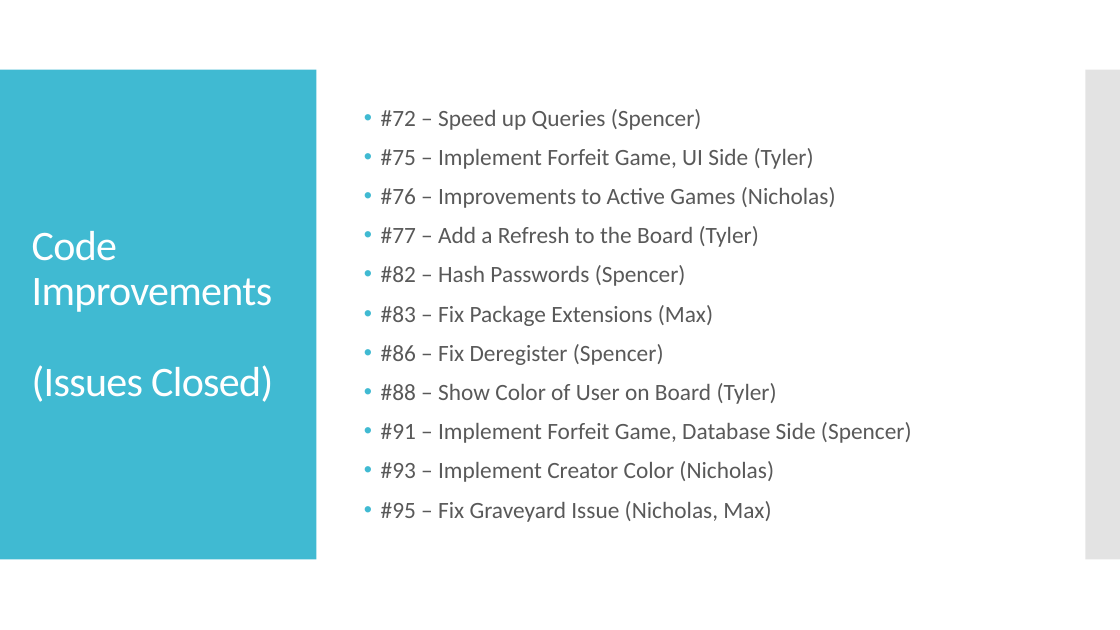
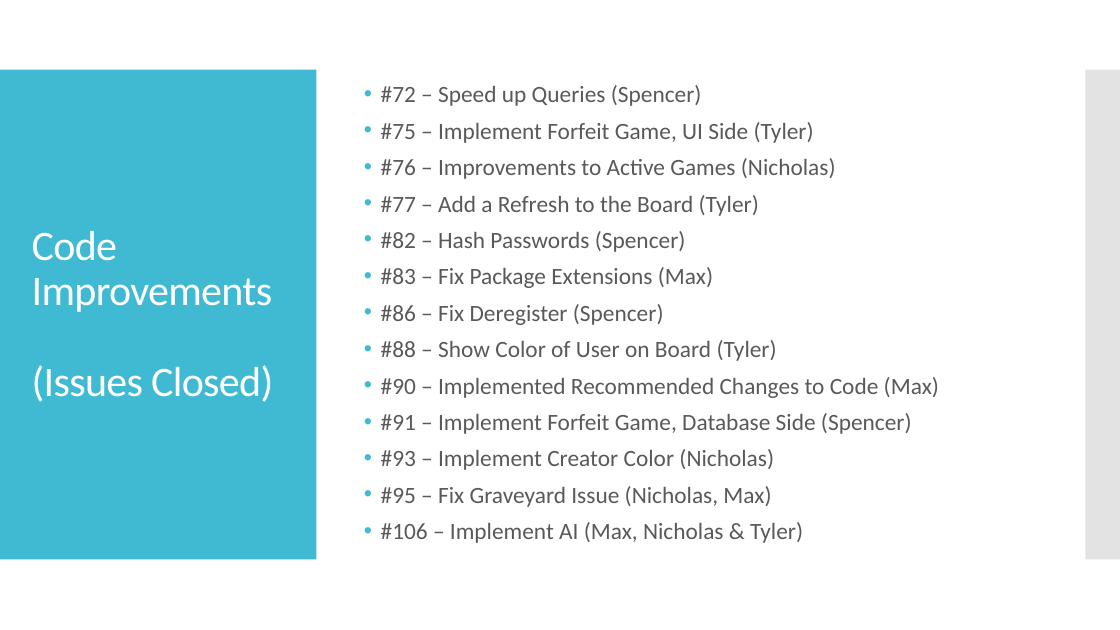
Before and after one commit to NickWaltCSU/cs414-f17-301-UltraLiteCoding, a slide deck: slide 5 of Presentation 5/Presentation.pptx. Drawn at 1120x630 pixels with LibreOffice and Linux fonts; fonts in the diff are those of the drawing. Boxes give left, top, right and bottom in pixels: in the first picture for what was removed or moved away, otherwise in the second. Text is boxed around its words. In the diff, an @@ line names an element or a change of style, - is before the commit and + after.

```diff
--- a/Presentation 5/Presentation.pptx
+++ b/Presentation 5/Presentation.pptx
@@ text at <box>381,85,912,507</box>: line spacing 0.9 to 0.8 @@
@@ text at <box>381,377,939,398</box>: paragraph added @@
+• #90 – Implemented Recommended Changes to Code (Max)
@@ text at <box>381,522,803,543</box>: paragraph added @@
+• #106 – Implement AI (Max, Nicholas & Tyler)
```
Also in this commit, not shown: 1 other slide changed.
